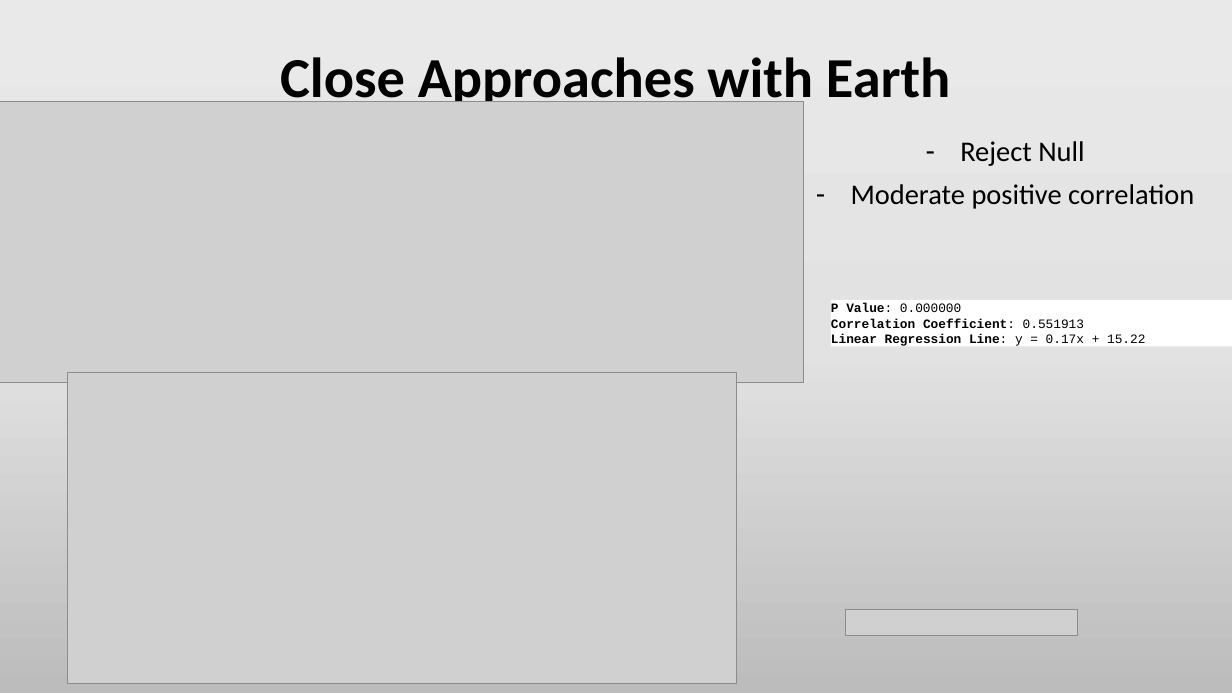
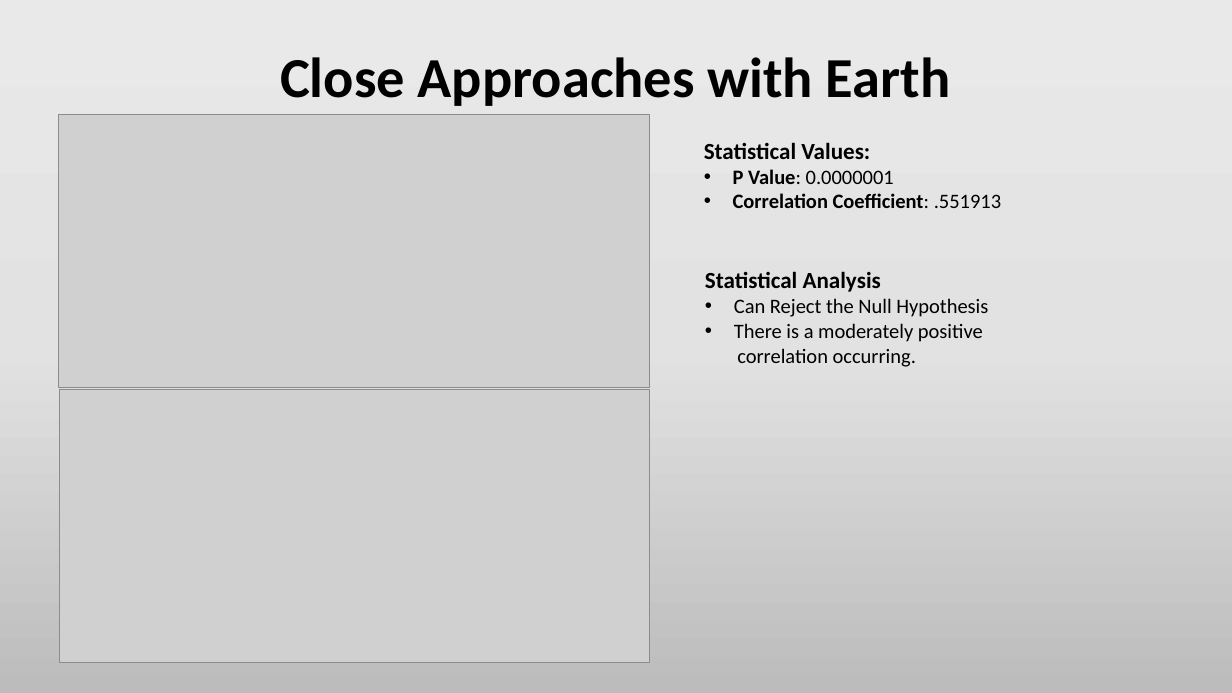
Before and after one commit to Efritch/asteroids_group_g, a slide deck: slide 15 of asteroid_analysisFinal.pptx. Drawn at 1232x693 pixels with LibreOffice and Linux fonts; fonts in the diff are those of the drawing; grey boxes stand for pictures. Boxes give left, top, right and bottom in pixels: in the first picture for what was removed or moved away, otherwise in the second. Text is boxed around its words. In the diff, an @@ line names an element or a change of style, - is before the commit and + after.

```diff
--- a/asteroid_analysisFinal.pptx
+++ b/asteroid_analysisFinal.pptx
@@ picture: place and size @@
-picture at box(0, 102, 804, 383)
+picture at box(59, 115, 650, 388)
@@ text added at box(704, 142, 1001, 208), 16 pt, text #000000, bold @@
+Statistical Values:
+• P Value: 0.0000001
+• Correlation Coefficient: .551913
@@ subtitle removed at box(851, 141, 1194, 209) @@
-– Reject Null
-– Moderate positive correlation
@@ text added at box(705, 271, 988, 367), 16 pt, text #000000 @@
+Statistical Analysis
+• Can Reject the Null Hypothesis
+• There is a moderately positive
+correlation occurring.
@@ rectangle removed at box(831, 300, 1232, 347) @@
-P Value: 0.000000
-Correlation Coefficient: 0.551913
-Linear Regression Line: y = 0.17x + 15.22
@@ picture: place and size @@
-picture at box(67, 372, 737, 683)
+picture at box(60, 389, 650, 663)
@@ picture removed at box(846, 610, 1079, 636) @@
```
Also in this commit, not shown: 5 other slides changed, 1 slide added, 1 slide removed, 2 other files.
